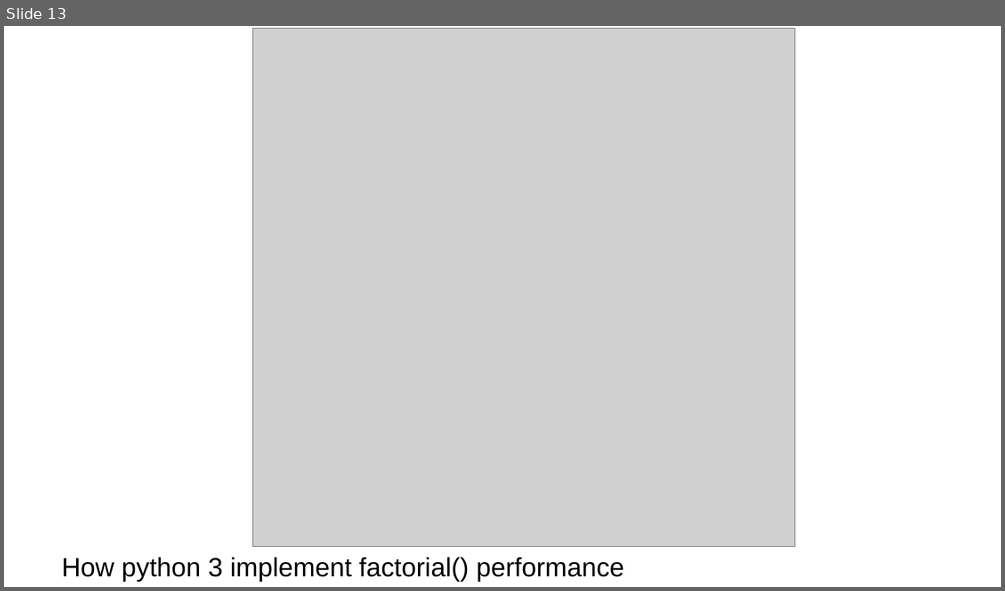
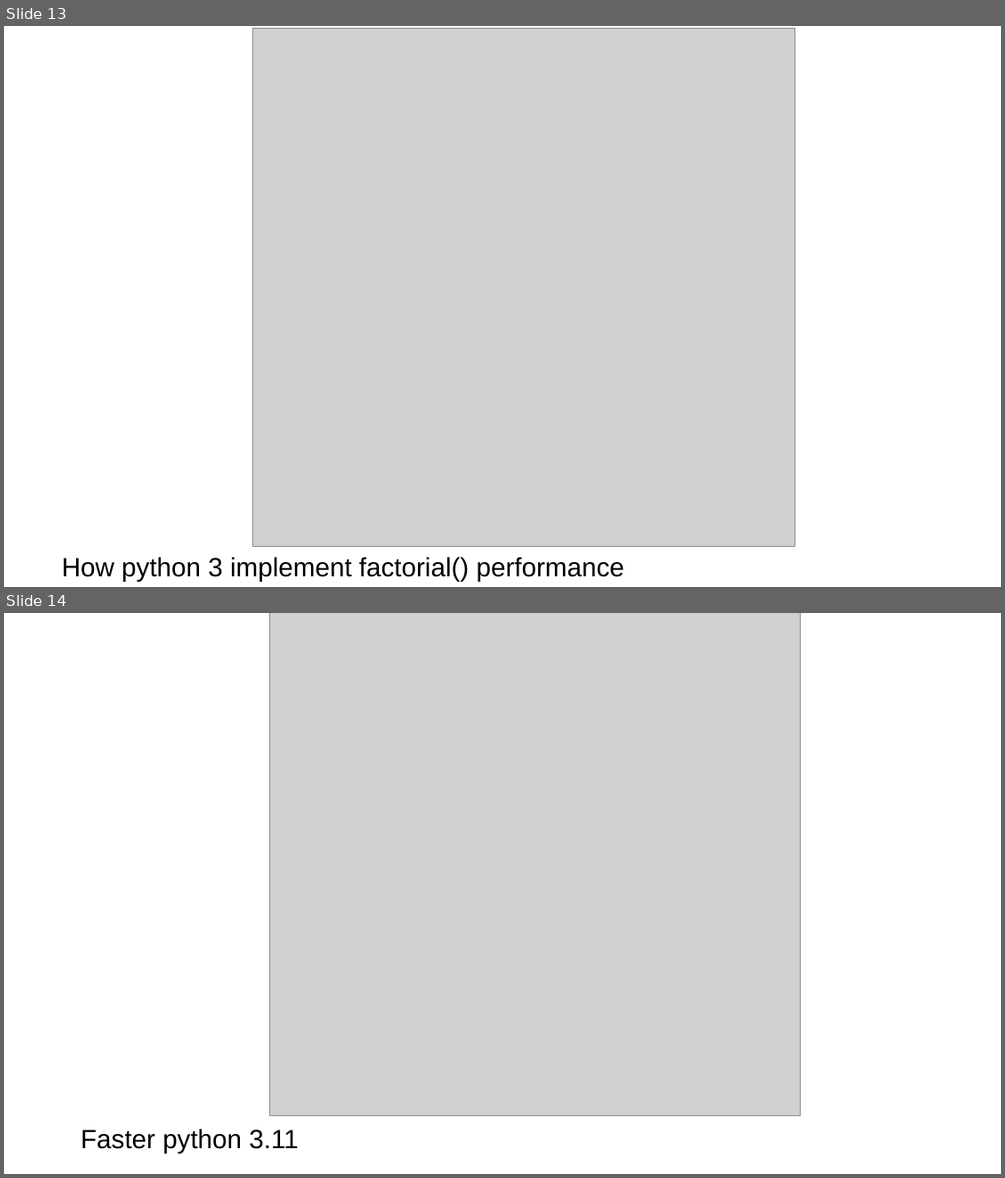
Before and after one commit to feimvnc/pyclopedia, a slide deck: performance_tricks/turbo-python.odp. Shown one above the other, each under a label of ours: slide 13 before the commit, slides 13 and 14 after it. The pictures are 1005x591 and 1005x1178 pixels, drawn with LibreOffice and Linux fonts; fonts in the diff are those of the drawing; grey boxes stand for pictures. Boxes give left, top, right and bottom in pixels: in the first picture for what was removed or moved away, otherwise in the second. Text is boxed around its words. In the diff, an @@ line names an element or a change of style, - is before the commit and + after.

```diff
--- a/performance_tricks/turbo-python.odp
+++ b/performance_tricks/turbo-python.odp
@@ slide 14 added at <box>4,613,1001,1174</box>, background #FFFFFF @@
@@ picture added at <box>270,613,800,1116</box> @@
@@ text added at <box>81,1128,298,1152</box>, 21 pt, text #000000 @@
+Faster python 3.11
```
Also in this commit, not shown: 1 slide changed, 1 other file.
